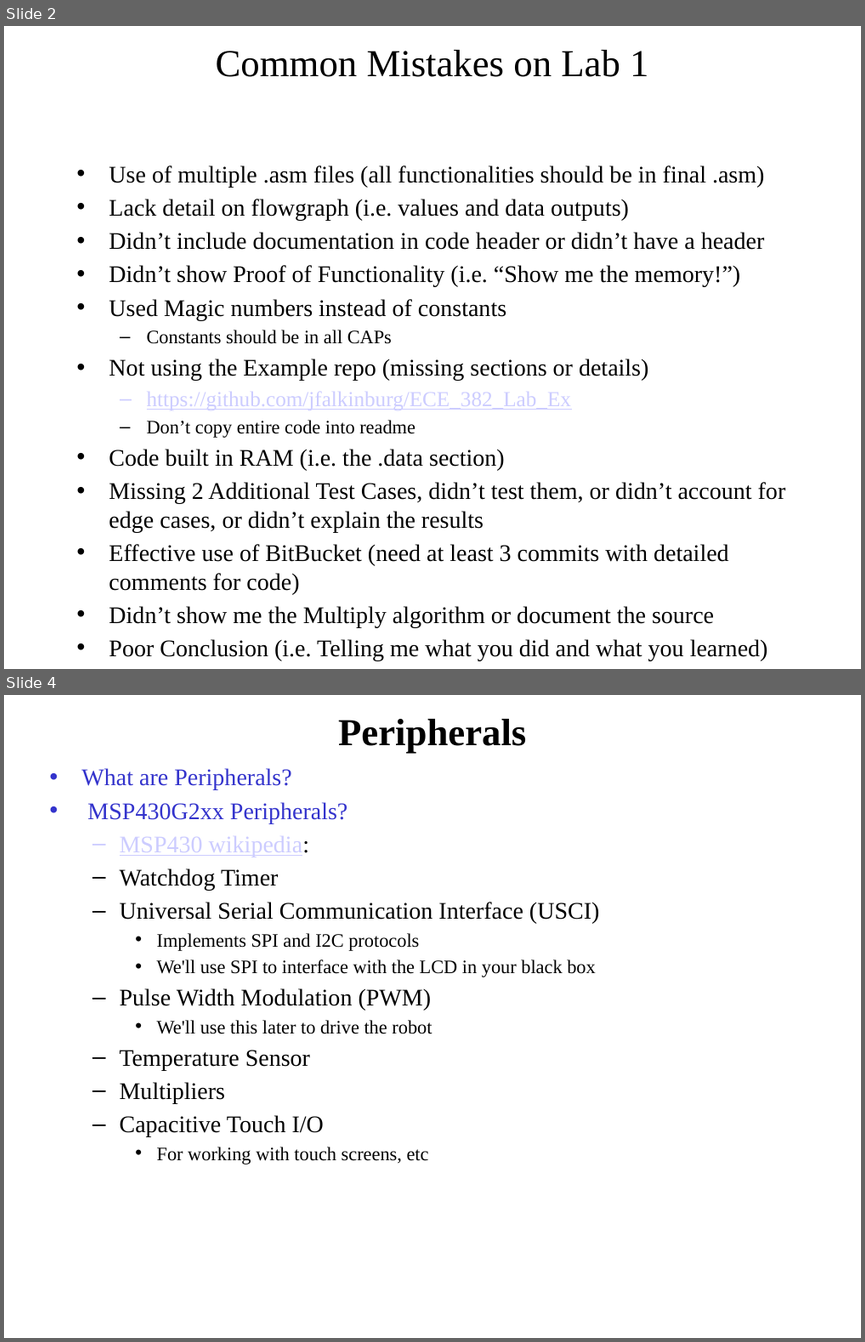
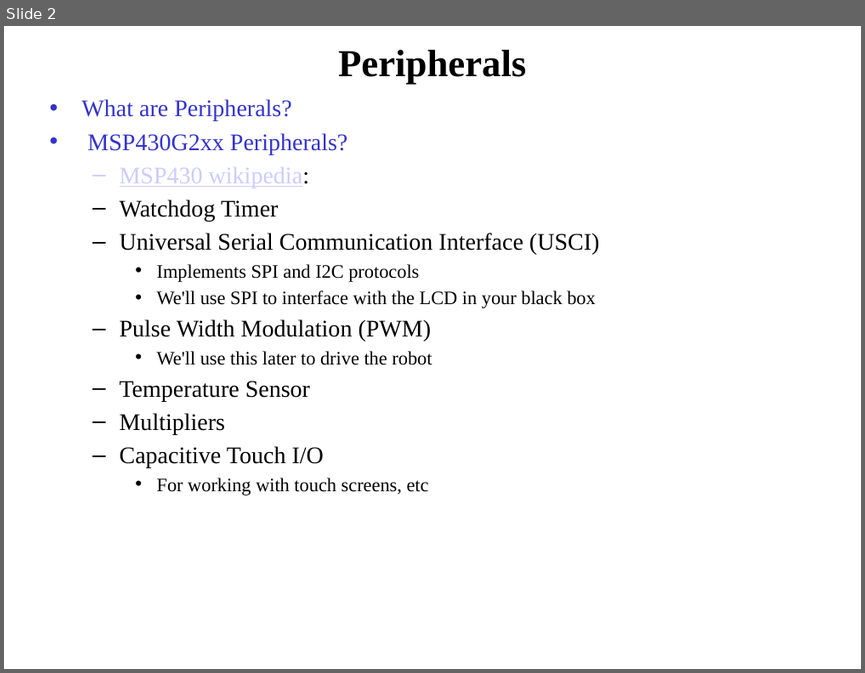
Before and after one commit to pw4rn3r/ECE382, a slide deck: notes/L13/Lsn13.pptx. Shown one above the other, each under a label of ours: slides 2 and 4 before the commit, slide 2 after it; the slides between them are not shown. The pictures are 865x1342 and 865x673 pixels, drawn with LibreOffice and Linux fonts; fonts in the diff are those of the drawing. Boxes give left, top, right and bottom in pixels: in the first picture for what was removed or moved away, otherwise in the second. Text is boxed around its words. In the diff, an @@ line names an element or a change of style, - is before the commit and + after.

```diff
--- a/notes/L13/Lsn13.pptx
+++ b/notes/L13/Lsn13.pptx
@@ slide 2 removed at [4, 26, 861, 669], background #FFFFFF @@
@@ title removed at [216, 50, 648, 77] @@
-Common Mistakes on Lab 1
@@ text removed at [109, 165, 786, 661] @@
-• Use of multiple .asm files (all functionalities should be in final .asm)
-• Lack detail on flowgraph (i.e. values and data outputs)
-• Didn’t include documentation in code header or didn’t have a header
-• Didn’t show Proof of Functionality (i.e. “Show me the memory!”)
-• Used Magic numbers instead of constants
-  – Constants should be in all CAPs
-• Not using the Example repo (missing sections or details)
-  – https://github.com/jfalkinburg/ECE_382_Lab_Ex
-  – Don’t copy entire code into readme
-• Code built in RAM (i.e. the .data section)
-• Missing 2 Additional Test Cases, didn’t test them, or didn’t account for edge cases, or didn’t explain the results
-• Effective use of BitBucket (need at least 3 commits with detailed comments for code)
-• Didn’t show me the Multiply algorithm or document the source
-• Poor Conclusion (i.e. Telling me what you did and what you learned)
@@ what was slide 4 is now slide 2 @@
```
Also in this commit, not shown: 3 slides changed, 1 other slide removed, 1 other file.
